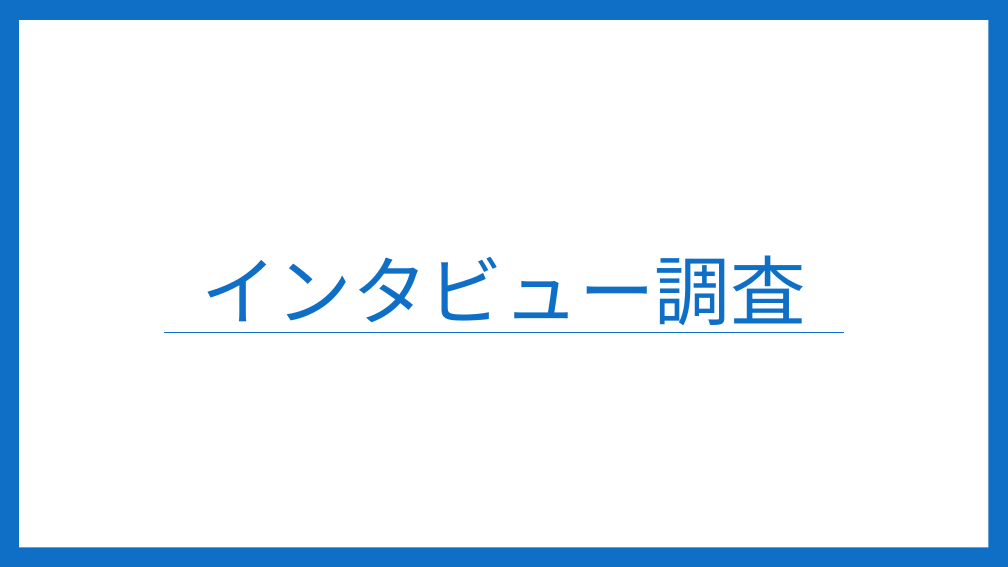
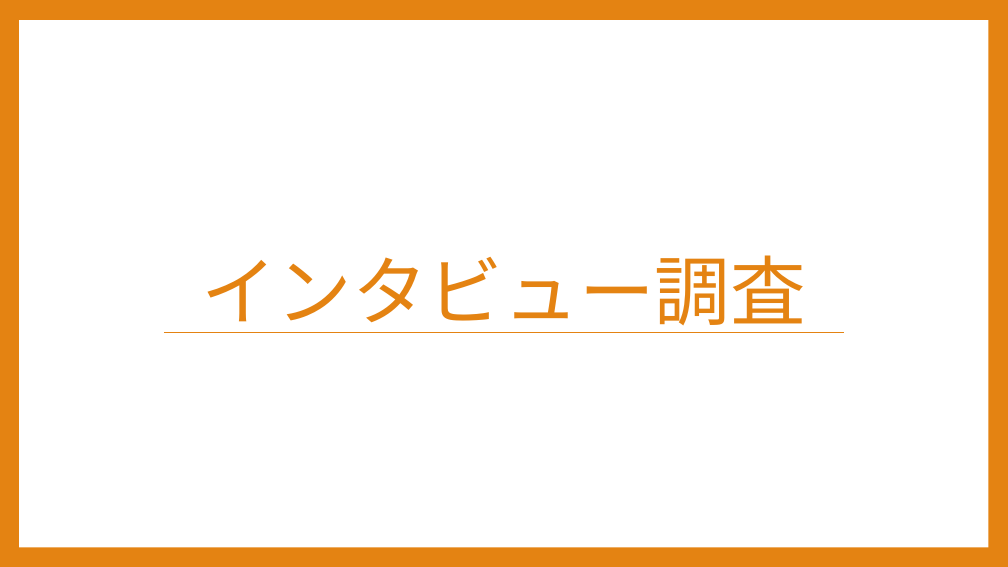
Before and after one commit to Sorarinu/ProjectP2016_F, a slide deck: slide 13 of production-idea/第2回中間発表改定２.pptx (slide 11 before the commit). Drawn at 1008x567 pixels with LibreOffice and Linux fonts; fonts in the diff are those of the drawing. Boxes give left, top, right and bottom in pixels: in the first picture for what was removed or moved away, otherwise in the second. Text is boxed around its words. In the diff, an @@ line names an element or a change of style, - is before the commit and + after.

```diff
--- a/production-idea/第2回中間発表改定２.pptx
+++ b/production-idea/第2回中間発表改定２.pptx
@@ background #0F6FC6 to #E48312 @@
@@ title "インタビュー調査" at (201, 255, 806, 333): text colour #0F6FC6 to #E48312 @@
@@ line (164, 333) - (845, 333): stroke #0F6FC6 0.79 pt to #E48312 0.79 pt @@
```
Also in this commit, not shown: 12 other slides changed, 2 slides added.
